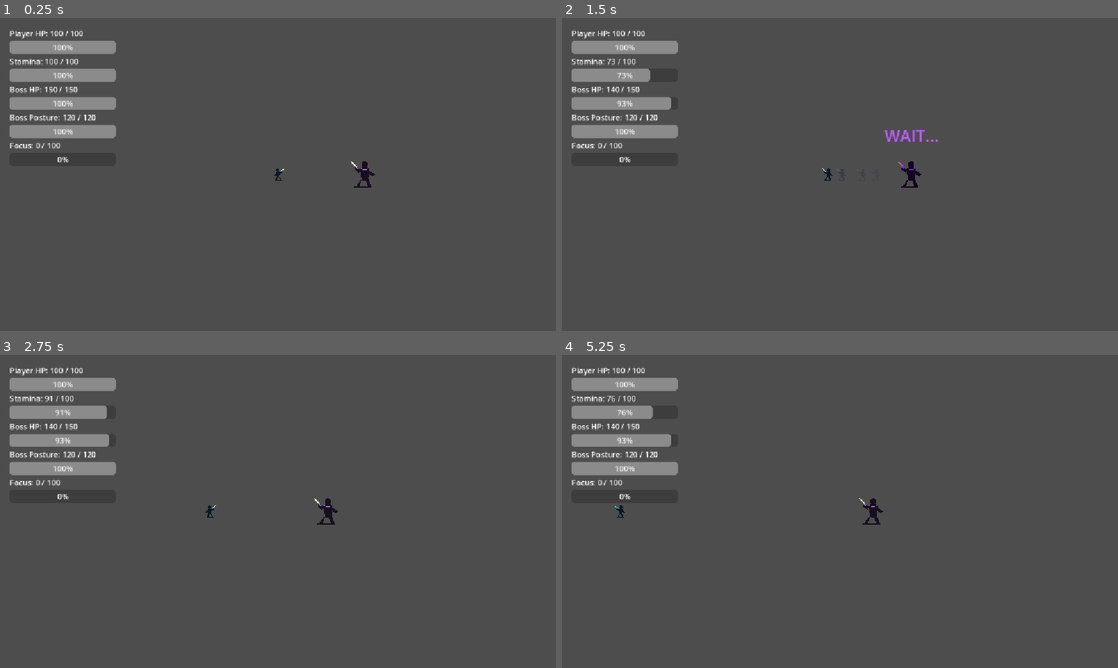
Above: before the commit, frames 1-4 (two rows, left to right).
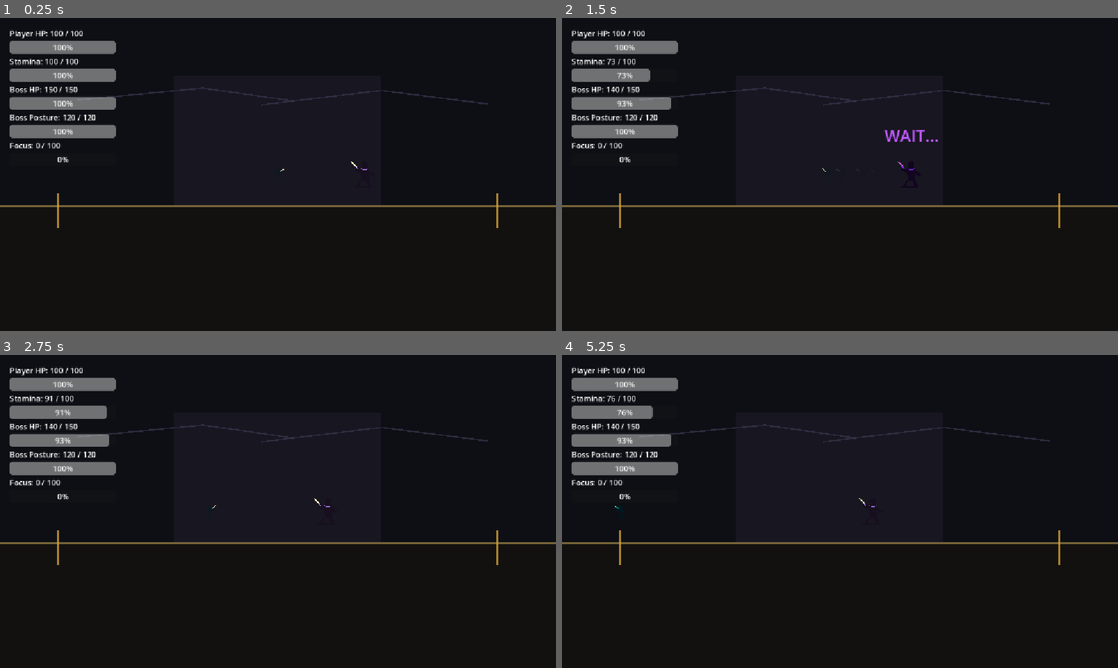
Above: after the commit, the same moments.

Repository: shanwinder/lastblade
Game: Godot game, scene res://scenes/main/BossBrokenMaster.tscn
Two runs of this game, one before a commit and one after it. Both use one fixed random seed, a clock stepped at 60 frames per second and the inputs below.
Inputs:
- Up to frame 1 (0.25 s): no input
- Up to frame 2 (1.5 s): hold Right (ui_right) 0.53-1.28 s; tap A (attack) at 0.6 s; hold Left (ui_left) from 1.28 s (still down); tap S (dash) at 1.35 s
- Up to frame 3 (2.75 s): release Left (ui_left) at 2.03 s; hold Right (ui_right) from 2.03 s (still down); tap D (parry) at 2.1 s
- Up to frame 4 (5.25 s): tap one key every 0.75 s from 2.85 s: R A (attack) S (dash) D (parry); release Right (ui_right) at 3.53 s; hold Left (ui_left) from 3.53 s (still down)

The runs differ from the first frame. In frame 1, 99% of the frame differs, in the area x 0-100%, y 0-100%; in frame 2, 99%; in frame 3, 99%; in frame 4, 99%.

Commit message:
fix: defer arena background creation

Diff:
--- a/last-blade-trial/arena_manager.gd
+++ b/last-blade-trial/arena_manager.gd
@@ -36,8 +36,9 @@
 	# เพิ่มตัวเองเข้า group เพื่อให้ node อื่นหา ArenaManager ได้ง่าย
 	add_to_group("arena_manager")
 
-	# สร้างฉากหลัง prototype ง่าย ๆ เพื่อให้มองเวทีต่อสู้ชัดขึ้น
-	create_arena_background_if_needed()
+	# เรียกแบบ deferred เพื่อรอให้ Main scene สร้าง child ทั้งหมดเสร็จก่อน
+	# ถ้า add_child ระหว่าง parent กำลัง setup children จะเกิด error data.blocked ใน Godot
+	create_arena_background_if_needed.call_deferred()
 
 	print("ArenaManager ready. Bounds =", arena_min_x, "to", arena_max_x)
 
@@ -61,7 +62,8 @@
 	background_root.name = "ArenaBackground"
 	background_root.z_index = arena_background_z_index
 	parent_node.add_child(background_root)
-	parent_node.move_child(background_root, 0)
+
+	# ไม่จำเป็นต้อง move_child เพราะใช้ z_index ติดลบควบคุมให้ฉากหลังอยู่ด้านหลังแล้ว
 
 	# ชั้นหลังสุด เป็นสีมืดไล่บรรยากาศแบบ arena ร้าง
 	var back_wall := create_background_rect(
